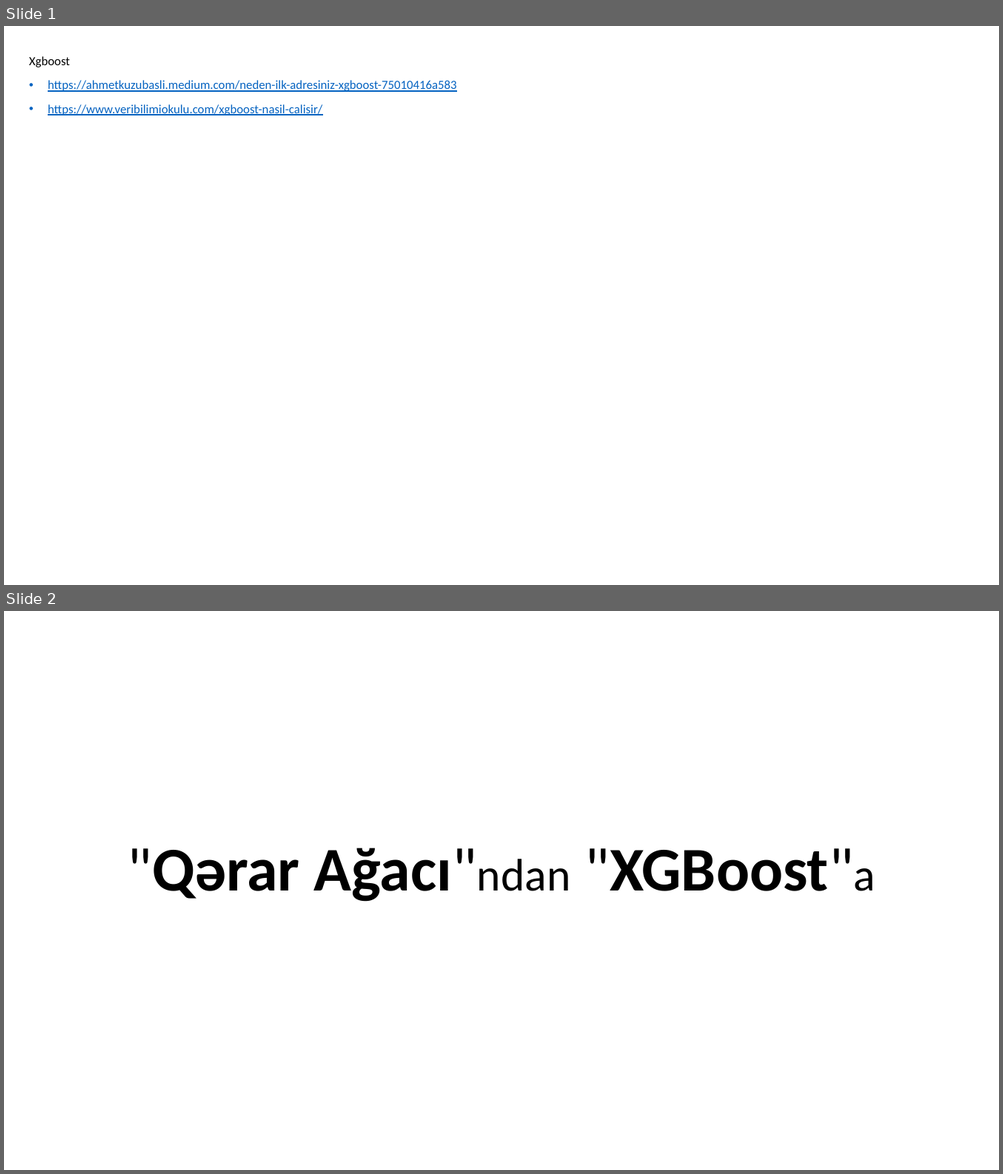
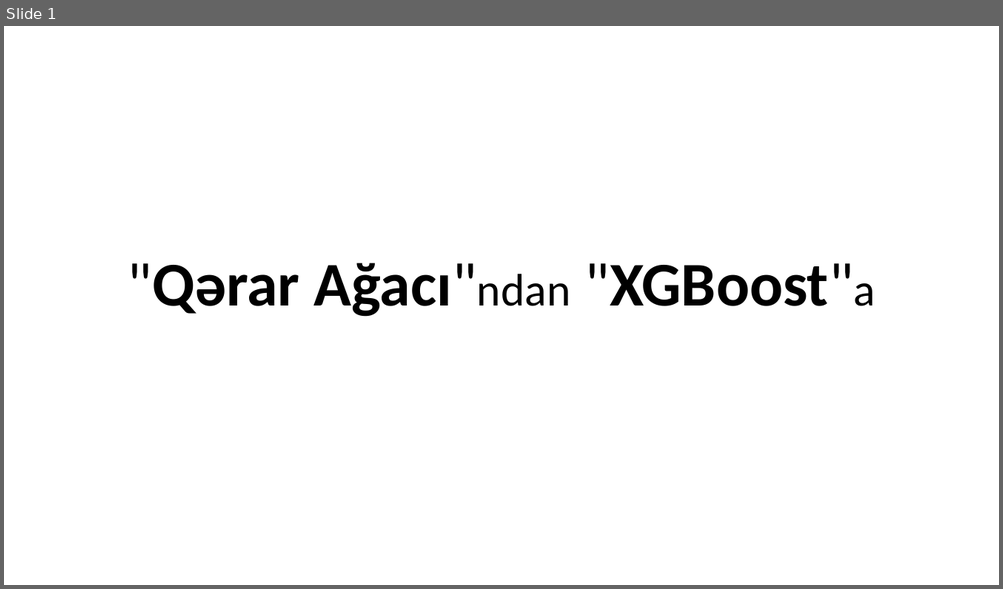
Before and after one commit to TarlanJabiyev/Taskilled, a slide deck: "Qərar Ağacı"ndan "XGBoost"a.pptx. Shown one above the other, each under a label of ours: slides 1 and 2 before the commit, slide 1 after it. The pictures are 1003x1174 and 1003x589 pixels, drawn with LibreOffice and Linux fonts; fonts in the diff are those of the drawing. Boxes give left, top, right and bottom in pixels: in the first picture for what was removed or moved away, otherwise in the second. Text is boxed around its words. In the diff, an @@ line names an element or a change of style, - is before the commit and + after.

```diff
--- a/"Qərar Ağacı"ndan "XGBoost"a.pptx
+++ b/"Qərar Ağacı"ndan "XGBoost"a.pptx
@@ slide 1 removed at bbox=[4, 26, 999, 585], background #FFFFFF @@
@@ text removed at bbox=[29, 56, 457, 116] @@
-Xgboost
-• https://ahmetkuzubasli.medium.com/neden-ilk-adresiniz-xgboost-75010416a583
-• https://www.veribilimiokulu.com/xgboost-nasil-calisir/
@@ what was slide 2 is now slide 1 @@
```
Also in this commit, not shown: 2 slides changed.
